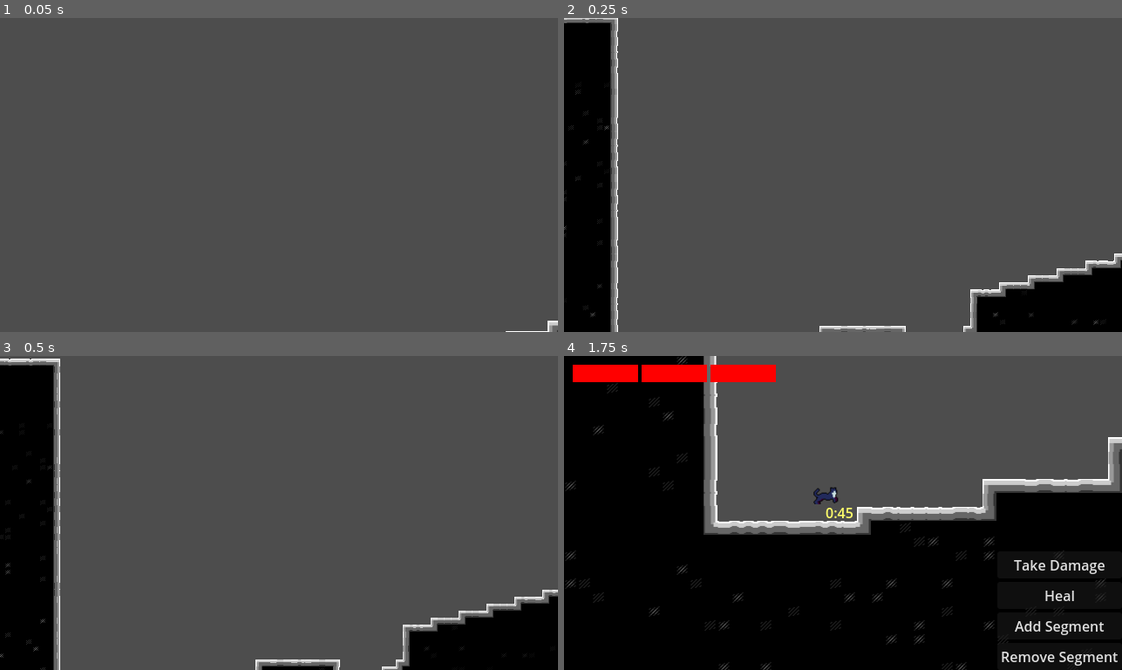
Above: before the commit, frames 1-4 (two rows, left to right).
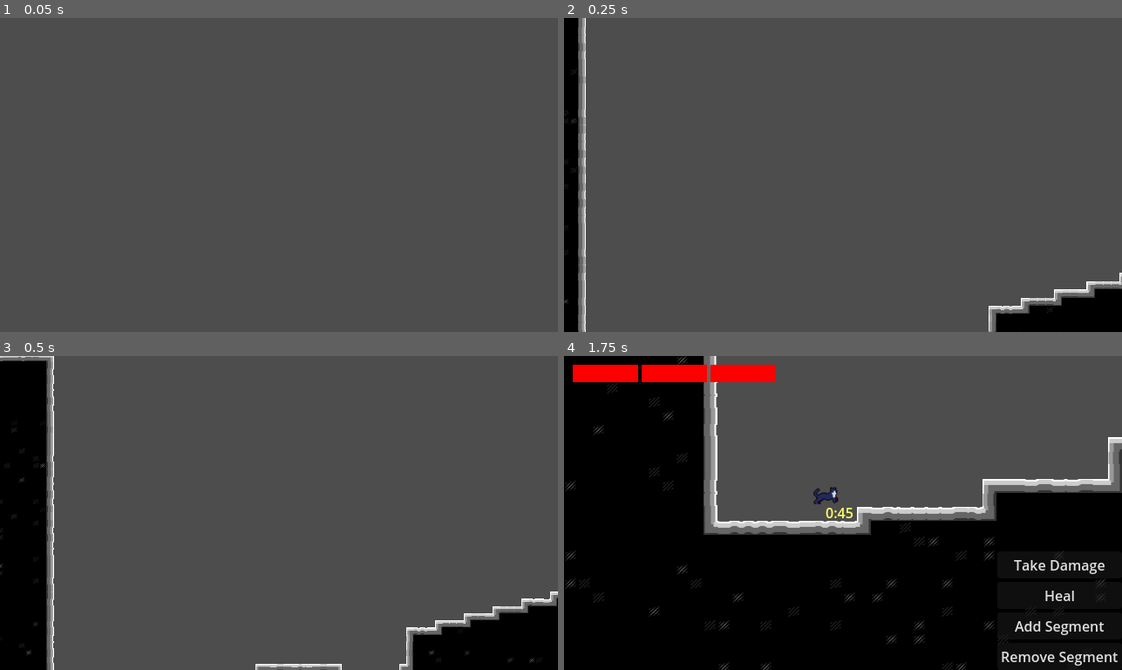
Above: after the commit, the same moments.

Repository: EmperorCookie/groundhogvania
Game: Godot game, scene res://levels/prototype/prototype_level.tscn
The game is run twice, just before and just after one commit, with the same random seed, the same clock (stepped at 60 frames per second) and the same inputs. This scene is started directly instead of the project's main scene.
Inputs:
- Up to frame 1 (0.05 s): no input
- Up to frame 2 (0.25 s): no input
- Up to frame 3 (0.5 s): no input
- Up to frame 4 (1.75 s): hold Right (player_right) from 0.53 s (still down); tap Shift (player_dash) at 0.6, 1.35 s; tap Space (player_jump) at 0.77, 1.52 s

The runs differ from the first frame. In frame 1, less than 0.1% of the frame differs, in the area x 90-100%, y 96-100%; in frame 2, 10%, in the area x 0-100%, y 0-100%; in frame 3, 4.8%; in frame 4, nothing differs.

Commit message:
Tweaked preview camera feel

Diff:
--- a/levels/prototype/prototype_level.tscn
+++ b/levels/prototype/prototype_level.tscn
@@ -22,7 +22,6 @@
 
 [node name="PreviewCamera" parent="." node_paths=PackedStringArray("target") instance=ExtResource("3_nkijq")]
 target = NodePath("../PreviewController")
-spring = 20.0
 lead = 0.0
 
 [node name="Player" parent="." instance=ExtResource("3_yc6rk")]
